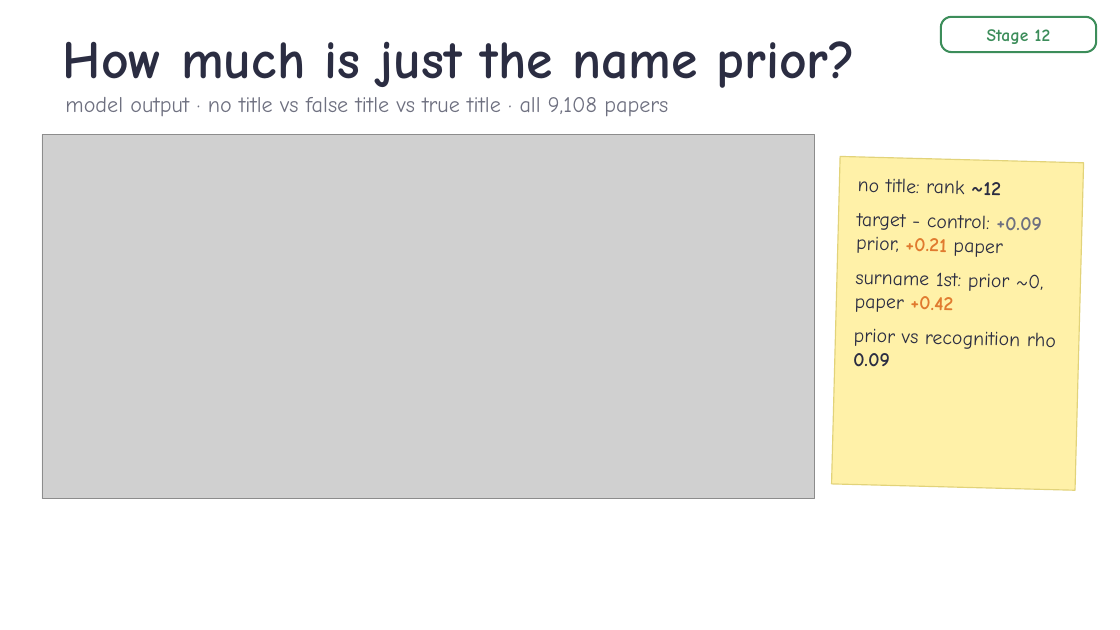
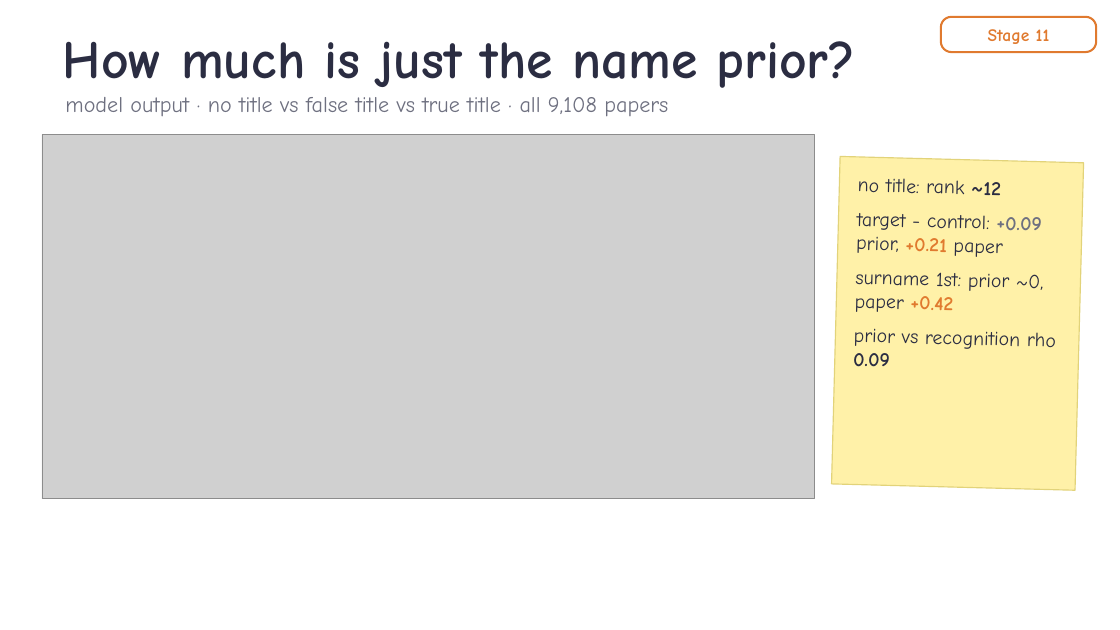
Before and after one commit to ZhiQ1/jlens-authorship-recall, a slide deck: slide 12 of experiment_files/351_stage10/reports/talk/Stage10_author_readout_talk.pptx. Drawn at 1120x630 pixels with LibreOffice and Linux fonts; fonts in the diff are those of the drawing; grey boxes stand for pictures; background and template pictures are left out. Boxes give left, top, right and bottom in pixels: in the first picture for what was removed or moved away, otherwise in the second. Text is boxed around its words. In the diff, an @@ line names an element or a change of style, - is before the commit and + after.

Commit message:
R0/R1 stratified analysis (Stage 10/11, CPU); deck v8; combined Stage 1-11 report sources

```diff
--- a/experiment_files/351_stage10/reports/talk/Stage10_author_readout_talk.pptx
+++ b/experiment_files/351_stage10/reports/talk/Stage10_author_readout_talk.pptx
@@ rounded rectangle "Stage 11" at (x1=941, y1=17, x2=1096, y2=52): outline #3C8D5A 1.75 pt to #E07A2F 1.75 pt @@
@@ text in rounded rectangle at (x1=988, y1=29, x2=1050, y2=44): text changed; text colour #3C8D5A to #E07A2F @@
-Stage 12
+Stage 11
```
Also in this commit, not shown: 2 slides added, 14 other files.
